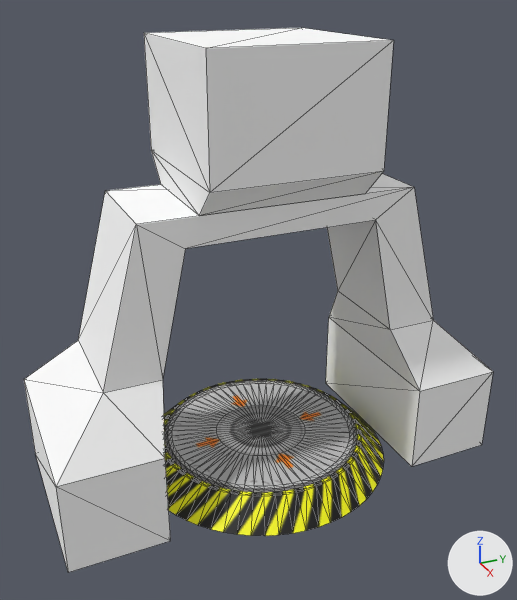
One commit to the Blender file blend/destroy1.blend: the scene before it, then after it.
The view is the same before and after, from a 50 mm camera at (44.3, -20.1, 34.7) aimed at (0.8, -0.5, 12.9). Arrows for +X, +Y and +Z are at lower right; the lights stay in place. Mesh edges are drawn as thin lines.

Objects in the first picture: 'ColobotMesh_1', 'Cylinder'.
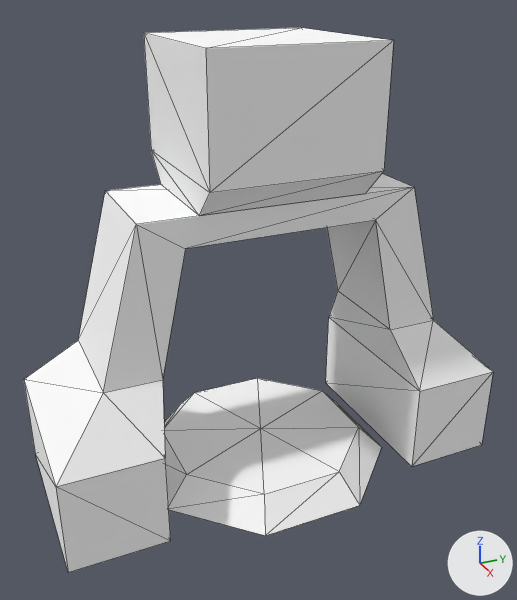
The change, as a diff of the scene's bpy script:
```diff
--- a/blend/destroy1.blend.py
+++ b/blend/destroy1.blend.py
@@ mat_colobotmesh_mat_1_002 @@
+mat_colobotmesh_mat_1_002 = diffuse_material('ColobotMesh_mat_1.002')
+mat_colobotmesh_mat_1_002.base_color = (1.0, 1.0, 1.0)  # white #ffffff
@@ me_cylinder @@
 # used by ob_cylinder; location = (0.01, 0.0, 0.22); scale = (5.66, 5.66, 0.78)
-me_cylinder.from_pydata(...)  # 449 vertices, 832 faces; spans x -1.77..1.77, y -1.77..1.77, z -1.56..1.0
-me_cylinder.materials.append(mat_factory_png)  # picture img_factory_png
+me_cylinder.from_pydata(...)  # 17 vertices, 24 faces; spans x -9.24..9.24, y -1.0..1.0, z -9.25..9.23
+# me_cylinder part 1: 449 vertices removed from x -1.77..1.77, y -1.77..1.77, z -1.56..1.0; 17 vertices added at x -9.24..9.24, y -1.0..1.0, z -9.25..9.23
+me_cylinder.materials.append(mat_colobotmesh_mat_1_002)  # white #ffffff
@@ ob_cylinder @@
 ob_cylinder = bpy.data.objects.new('Cylinder', me_cylinder)
-ob_cylinder.location = (0.01, 0.0, 0.22)
-ob_cylinder.scale = (5.66, 5.66, 0.78)
+ob_cylinder.location = (0.0, 0.0, 0.0)
+ob_cylinder.rotation_euler = (1.571, 0.0, 0.0)  # degrees (90, 0, 0)
```

Changed parts and their boxes (x1, y1, x2, y2) in the pictures (517 x 600 px):
'Cylinder', reshaped, moved, turned, rescaled
    before: (164, 379, 384, 536)
    after: (164, 378, 381, 536)
